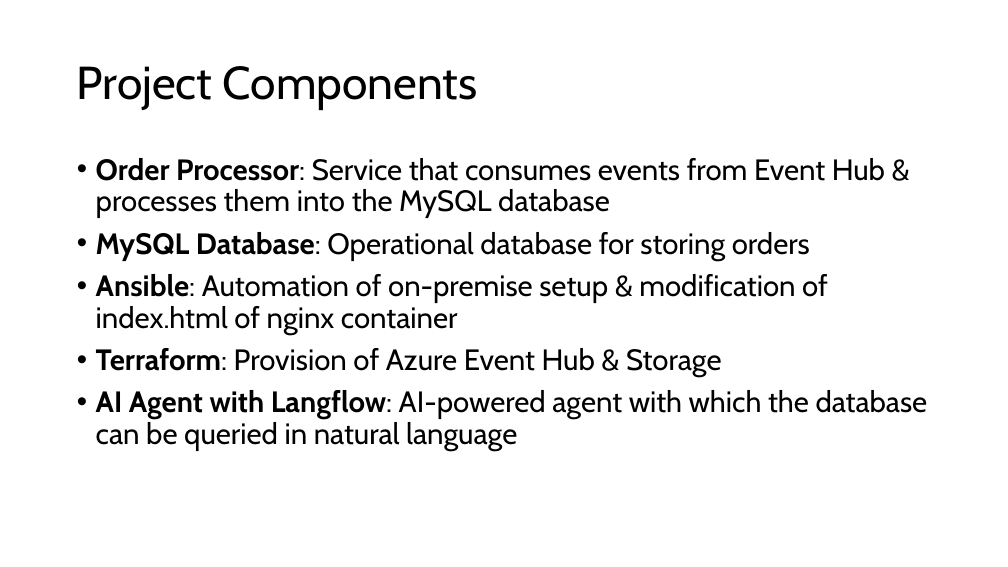
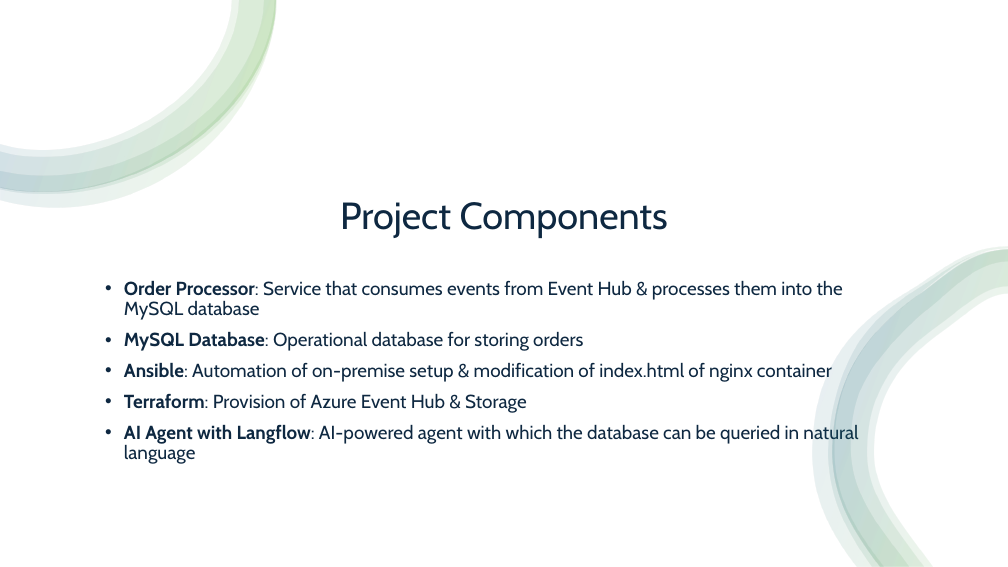
Before and after one commit to susi-dgr/FinalProject-LeaoDanninger, a slide deck: slide 4 of presentation/oms_presentation.pptx. Drawn at 1008x567 pixels with LibreOffice and Linux fonts; fonts in the diff are those of the drawing. Boxes give left, top, right and bottom in pixels: in the first picture for what was removed or moved away, otherwise in the second. Text is boxed around its words. In the diff, an @@ line names an element or a change of style, - is before the commit and + after.

```diff
--- a/presentation/oms_presentation.pptx
+++ b/presentation/oms_presentation.pptx
@@ rectangle added at (x1=0, y1=0, x2=1008, y2=567), fill #FFFFFF @@
@@ group added at (x1=0, y1=0, x2=277, y2=208): 4 freeform shapes @@
@@ title "Project Components" moved from (x1=77, y1=66, x2=477, y2=110) to (x1=340, y1=202, x2=668, y2=238) @@
@@ title "Project Components" at (x1=340, y1=202, x2=668, y2=238): size 44 to 36 pt, text colour #000000 to #0E2841; alignment left to centre; vertical alignment middle to bottom @@
@@ group added at (x1=813, y1=246, x2=1008, y2=567): 4 freeform shapes @@
@@ text "Order Processor: Service that consumes ..." moved from (x1=96, y1=158, x2=928, y2=451) to (x1=124, y1=280, x2=858, y2=464) @@
@@ text "Order Processor: Service that consumes ..." at (x1=124, y1=280, x2=858, y2=464): size 28 to 18 pt, text colour #000000 to #0E2841 @@
```
Also in this commit, not shown: 2 other slides changed, 5 slides added, 1 slide removed, 1 other file.
